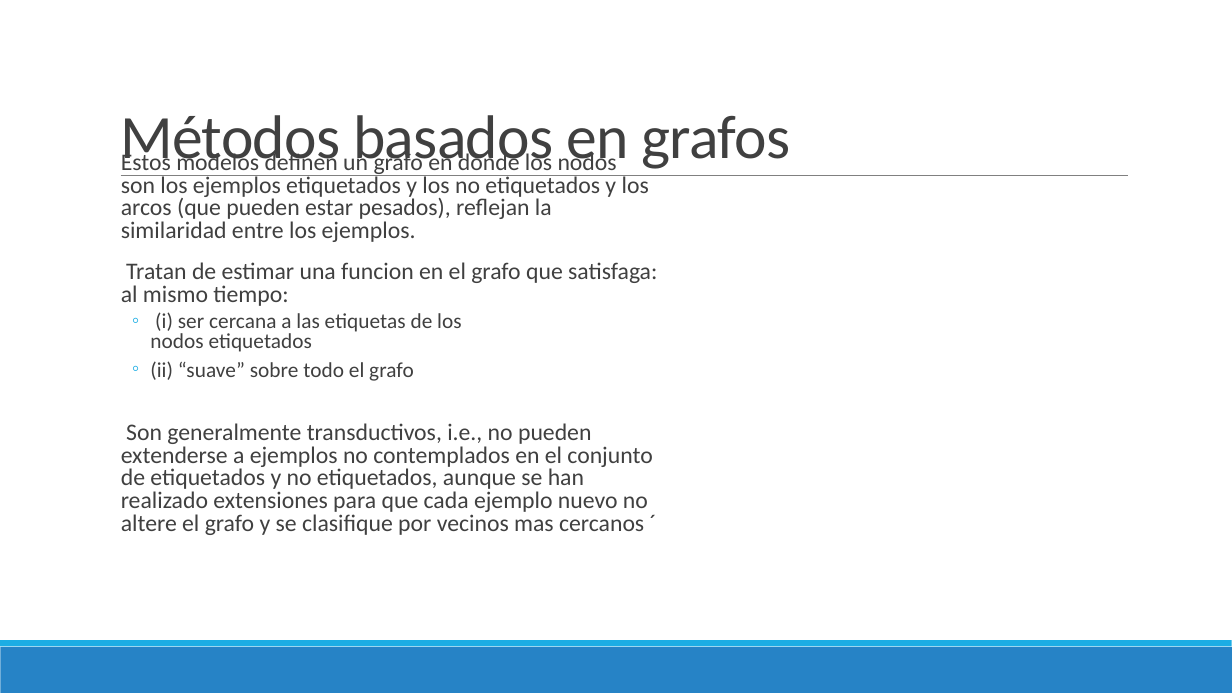
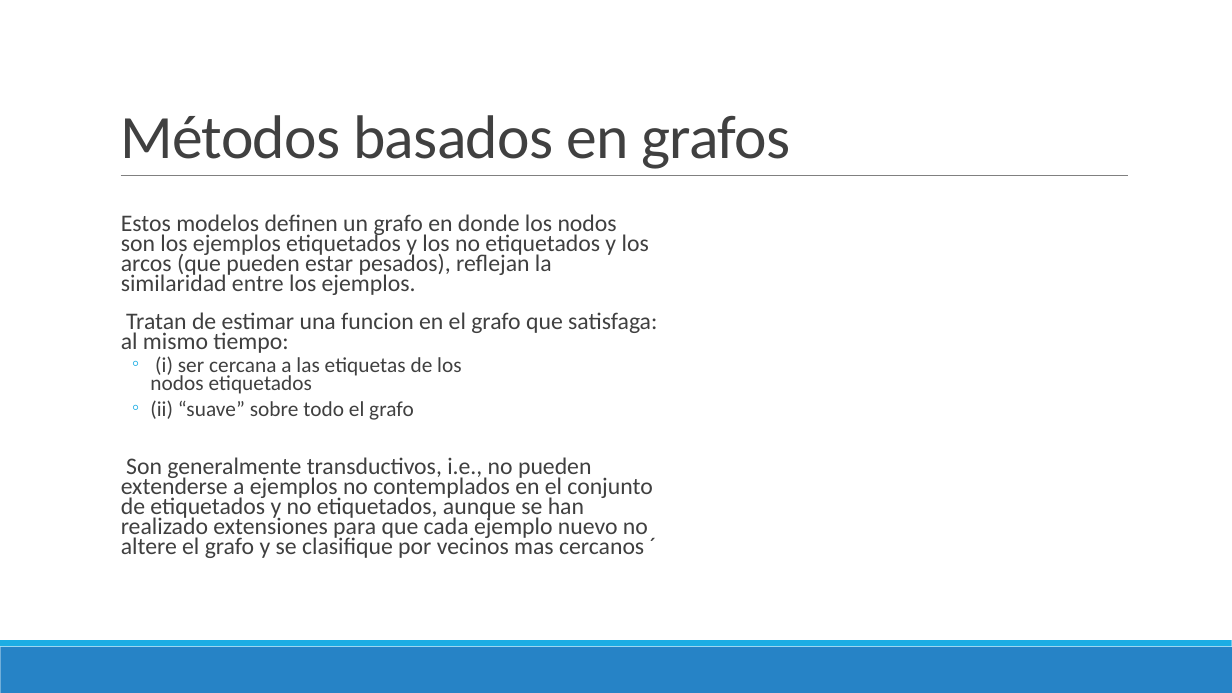
Before and after one commit to AlejoCR/Inv_Corta_III_Semisupervised_learning, a slide deck: slide 15 of investigacion_corta_III_semi_supervised_self_supervised.pptx. Drawn at 1232x693 pixels with LibreOffice and Linux fonts; fonts in the diff are those of the drawing. Boxes give left, top, right and bottom in pixels: in the first picture for what was removed or moved away, otherwise in the second. Text is boxed around its words. In the diff, an @@ line names an element or a change of style, - is before the commit and + after.

```diff
--- a/investigacion_corta_III_semi_supervised_self_supervised.pptx
+++ b/investigacion_corta_III_semi_supervised_self_supervised.pptx
@@ text "Estos modelos definen un grafo ..." moved from (x1=121, y1=150, x2=657, y2=535) to (x1=121, y1=214, x2=657, y2=558) @@
@@ text "Estos modelos definen un grafo ..." at (x1=121, y1=214, x2=657, y2=558): line spacing 0.8 to 0.7 @@
```
Also in this commit, not shown: 7 other slides changed, 1 other file.
